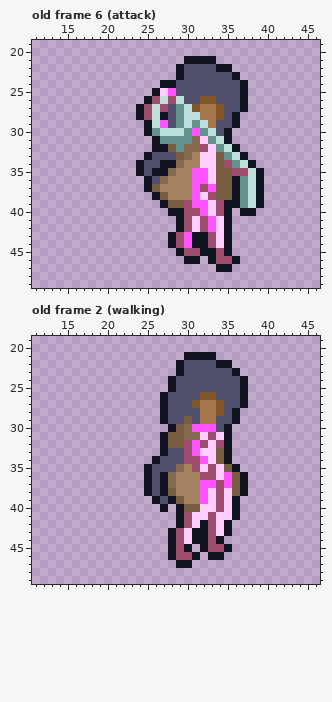
Edited in one commit: pixel-art file (Sophia/sophia.ase). The picture above was drawn from the file before the commit.
64x64 pixels, 15 frames. Shown: old frame 6 (attack): x 11..46, y 19..49; old frame 2 (walking): x 11..46, y 19..49. The commit also changed other frames, which this record leaves out.
Now the later version:
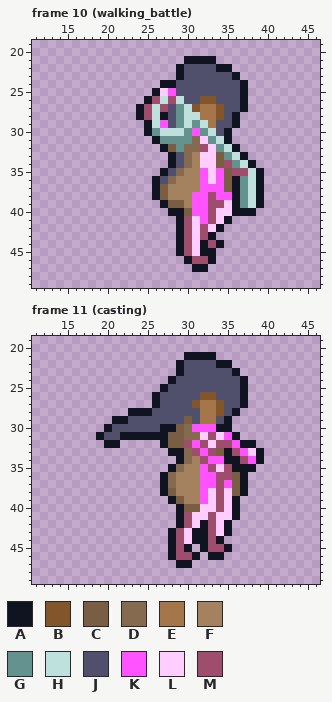
Palette (. is transparent): A #101420  B #82552b  C #795e43  D #866a4f  E #a4764a  F #a4815f  G #64938f  H #bee1de  J #50506c  K #ff53ff  L #ffceff  M #9e4d6d
A new or re-ordered frame is compared with the old frame closest to it.
Changes in this commit:
frames 15 -> 37
Changed rows in their new state; - is an unchanged pixel.
Frame 10 (walking_battle) is new; against old frame 6 (attack), layers "outline", "Sprite Sheet Copy Copy Copy":
first column x 24:
32 --.----------
33 -...AJ-------
34 ....-JD------
35 ...-JD-F--K--
36 -.AJD--F--K--
37 -.AC---FK-K--
38 --------K-KK-
39 ------F--M-L-
40 ------CK-MLLA
41 --------KM---
42 ---------LA.-
43 ----.AMLMA..-
44 ----.AML--A.-
45 -------L--..-
46 -------MM-...
47 -------AA-..-
Frame 11 (casting) is new; against old frame 2 (walking):
first column x 19:
25 --------AJ-----------
26 -------AJ------------
27 -------AJ------------
28 ----AAAJJ------------
29 --AAJJJJJ-------A.---
30 -AJJJJJJA------A-----
31 AJJAAAAA--------KA---
32 -AA-------------MKAA-
33 --------.AADMKM--MKLA
34 -------...ADFMKK-AMKA
35 ------...A--FK--M-AA-
36 ------..-----KKMM----
37 ------..-------------
38 ------..-------------
39 -------..------------
40 --------.------------
Changed places in both pictures, as pixel boxes (x1, y1, x2, y2):
changed: (136, 144, 240, 272)
changed: (96, 384, 264, 512)
